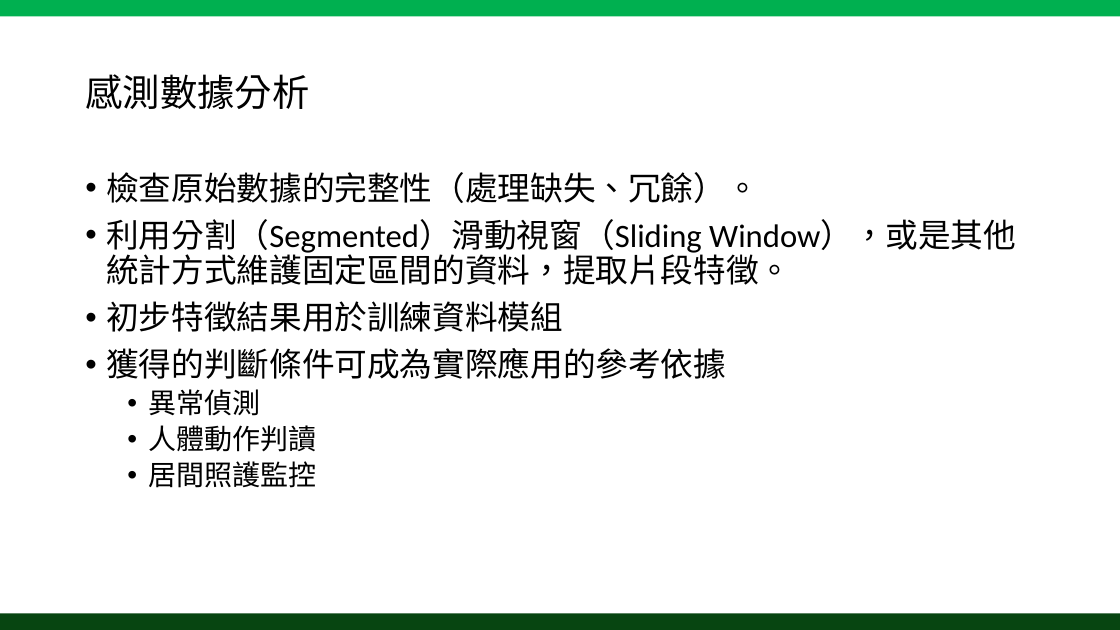
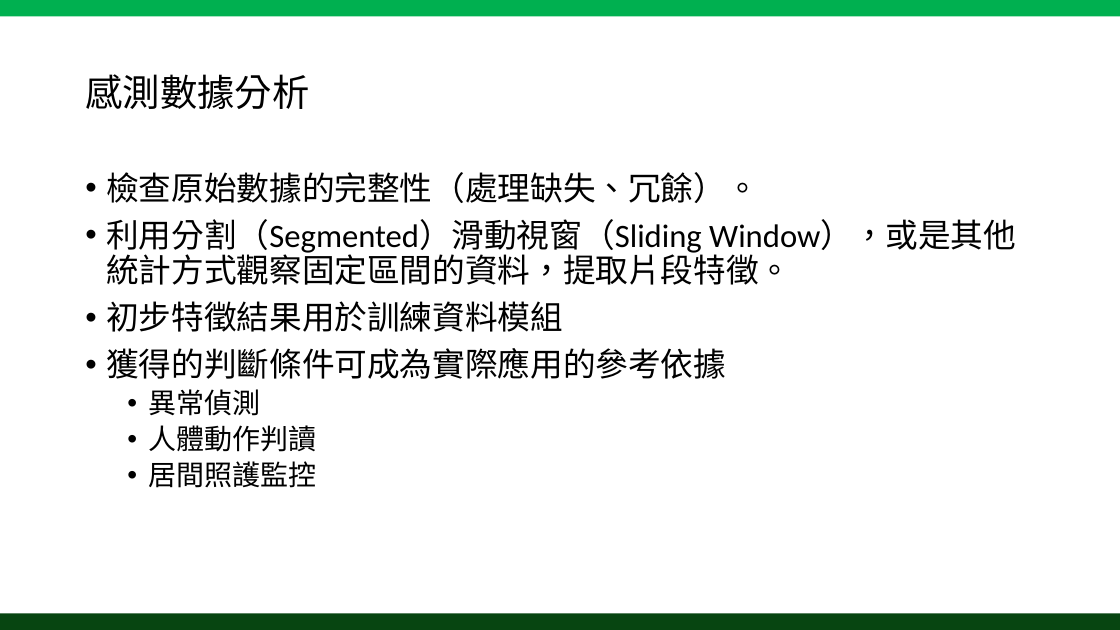
Before and after one commit to tedrong/Paper, a slide deck: slide 8 of Anomaly Detection and Event Alert System for IOT Integrated Management Platform.pptx (slide 7 before the commit). Drawn at 1120x630 pixels with LibreOffice and Linux fonts; fonts in the diff are those of the drawing. Boxes give left, top, right and bottom in pixels: in the first picture for what was removed or moved away, otherwise in the second. Text is boxed around its words. In the diff, an @@ line names an element or a change of style, - is before the commit and + after.

```diff
--- a/Anomaly Detection and Event Alert System for IOT Integrated Management Platform.pptx
+++ b/Anomaly Detection and Event Alert System for IOT Integrated Management Platform.pptx
@@ text at (x1=106, y1=219, x2=1016, y2=285): text changed @@
-• 利用分割（Segmented）滑動視窗（Sliding Window），或是其他統計方式維護固定區間的資料，提取片段特徵。
+• 利用分割（Segmented）滑動視窗（Sliding Window），或是其他統計方式觀察固定區間的資料，提取片段特徵。
```
Also in this commit, not shown: 3 other slides changed, 1 slide added.
